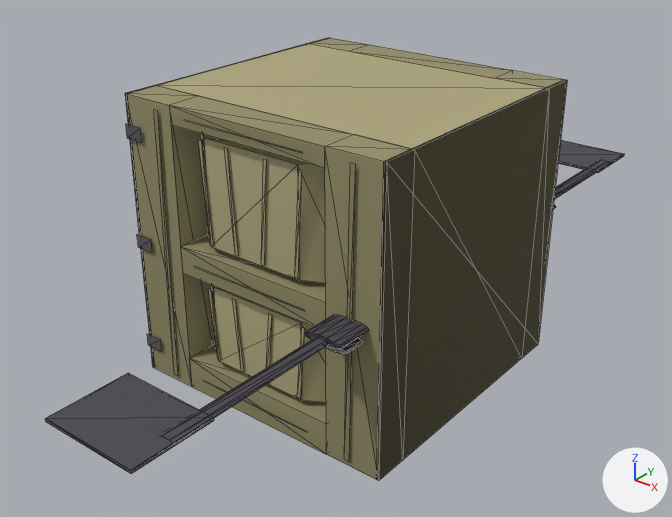
Two versions of the glTF model assets/models/props/door_leaf_narrow.glb, one commit apart.
One viewpoint serves both versions: a 50 mm camera at (1.78, -2.3, 1.3) aimed at (-0.02, -0.05, -0.09). The axes (+X, +Y, +Z) are drawn at lower right. The lights are the same throughout. The first picture is the older version. Mesh edges are drawn as thin lines. Vertices at exactly the same position are counted once.

Objects in the first picture: 'door_leaf_narrow'.
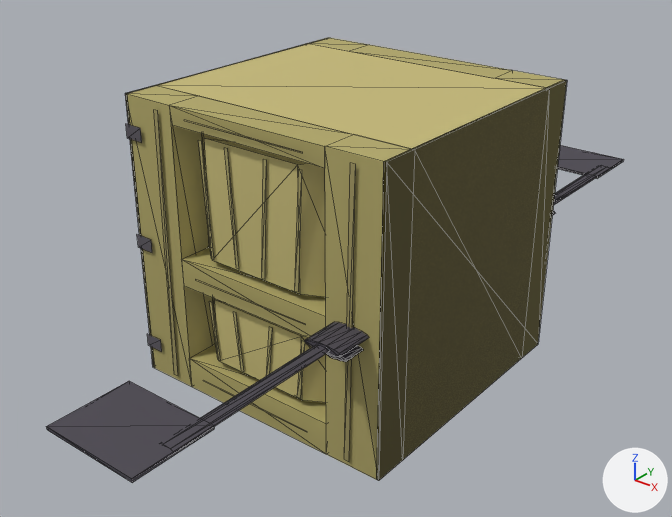
Boxes (x1, y1, x2, y2) around the edits, measured in the pictures (672 x 517 px; the box of a moved part takes in the faces that stretch with it):
'door_leaf_narrow', reshaped, recoloured
    before: (45, 37, 624, 481)
    after: (47, 37, 623, 483)
part 1 of me_door_leaf_narrow, moved or reshaped
    before: (180, 134, 326, 327)
    after: (181, 134, 326, 338)
part 2 of me_door_leaf_narrow, moved or reshaped
    before: (196, 267, 305, 311)
    after: (197, 280, 306, 325)
part 3 of me_door_leaf_narrow, moved or reshaped
    before: (304, 315, 369, 350)
    after: (304, 322, 369, 357)
part 4 of me_door_leaf_narrow, moved or reshaped
    before: (200, 338, 329, 418)
    after: (201, 345, 329, 426)
part 5 of me_door_leaf_narrow, moved or reshaped
    before: (45, 373, 214, 474)
    after: (47, 381, 214, 483)
part 6 of me_door_leaf_narrow, moved or reshaped
    before: (325, 338, 363, 354)
    after: (326, 345, 363, 362)
part 7 of me_door_leaf_narrow, moved or reshaped
    before: (554, 168, 598, 199)
    after: (553, 174, 596, 205)
part 8 of me_door_leaf_narrow, moved or reshaped
    before: (558, 140, 624, 173)
    after: (557, 145, 623, 178)
part 9 of me_door_leaf_narrow, moved or reshaped
    both: (198, 140, 326, 403)
part 10 of me_door_leaf_narrow, recoloured
    both: (125, 37, 567, 481)
part 11 of me_door_leaf_narrow, recoloured (beige to yellow)
    both: (158, 43, 549, 403)

The change in detail:
me_door_leaf_narrow has 448 vertices, 494 faces and spans x -0.56..0.5, y -1.31..1.31, z -0.5..0.5.
me_door_leaf_narrow is used by ob_door_leaf_narrow; location (0.0, 0.0, 0.0).
me_door_leaf_narrow part 1: the loose piece of 12 vertices spanning x -0.3..0.3, y -0.5..-0.38, z -0.06..0.44 is scaled about its middle by (1, 1, 1.11), then moved by (0.0, 0.0, -0.03).
me_door_leaf_narrow part 2: the loose piece of 4 vertices spanning x -0.23..0.23, y -0.51, z -0.02..-0.01 is moved by (0.0, 0.0, -0.05).
me_door_leaf_narrow part 3: the loose piece of 28 vertices spanning x 0.32..0.46, y -0.62..-0.5, z -0.01..0.01 is moved by (0.0, 0.0, -0.02).
me_door_leaf_narrow part 4: the loose piece of 12 vertices spanning x 0.36..0.42, y -1.19..-0.62, z 0.0 is moved by (0.0, 0.0, -0.02).
me_door_leaf_narrow part 5: the loose piece of 8 vertices spanning x 0.11..0.42, y -1.31..-1.06, z -0.01..0.01 is moved by (0.0, 0.0, -0.02).
me_door_leaf_narrow part 6: the loose piece of 24 vertices spanning x 0.34..0.44, y -0.57..-0.5, z -0.06..-0.04 is moved by (0.0, 0.0, -0.02).
me_door_leaf_narrow part 7: the loose piece of 12 vertices spanning x 0.36..0.42, y 0.62..1.19, z 0.0 is moved by (0.0, 0.0, -0.02).
me_door_leaf_narrow part 8: the loose piece of 8 vertices spanning x 0.11..0.42, y 1.06..1.31, z -0.01..0.01 is moved by (0.0, 0.0, -0.02).
me_door_leaf_narrow part 9: 20 of the vertices in x -0.3..0.3, y -0.48..-0.38, z -0.1..0.07 are moved by (0.0, 0.0, -0.05).
me_door_leaf_narrow part 10: 132 faces centred in x -0.5..0.5, y -0.51..0.51, z -0.46..0.5 are repainted in the vertex colours; the middle colour goes from yellow #948e68 to yellow #a99f63.
me_door_leaf_narrow part 11: 58 faces centred in x -0.5..0.5, y -0.47..0.47, z -0.38..0.5 are repainted in the vertex colours; the middle colour goes from beige #aea67d to yellow #c6ba78.
